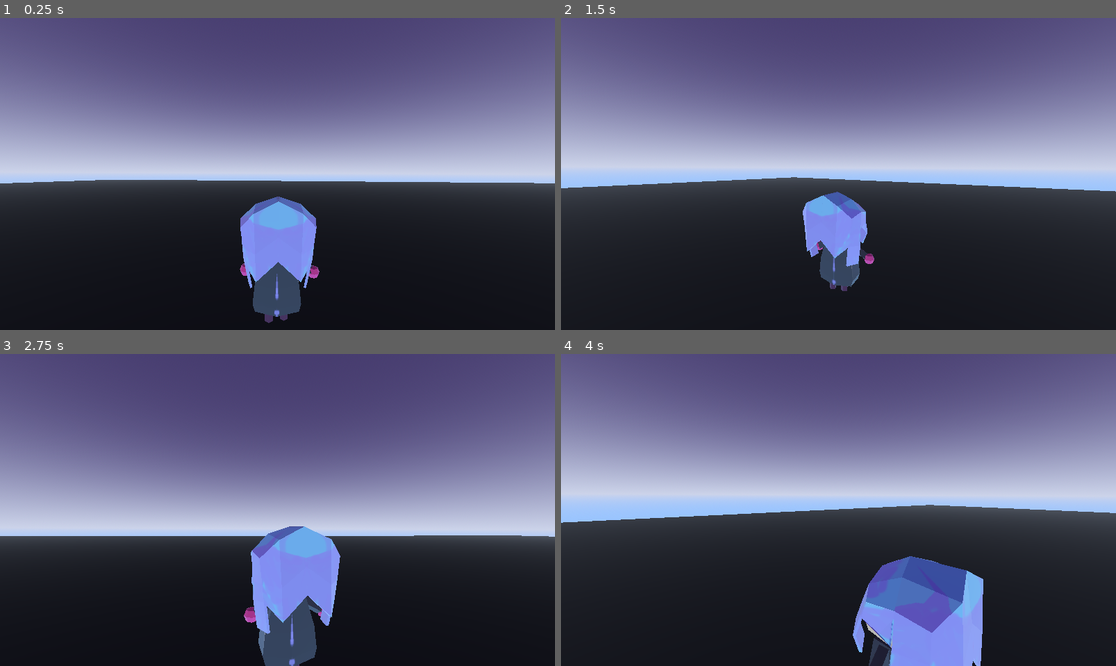
Above: before the commit, frames 1-4 (two rows, left to right).
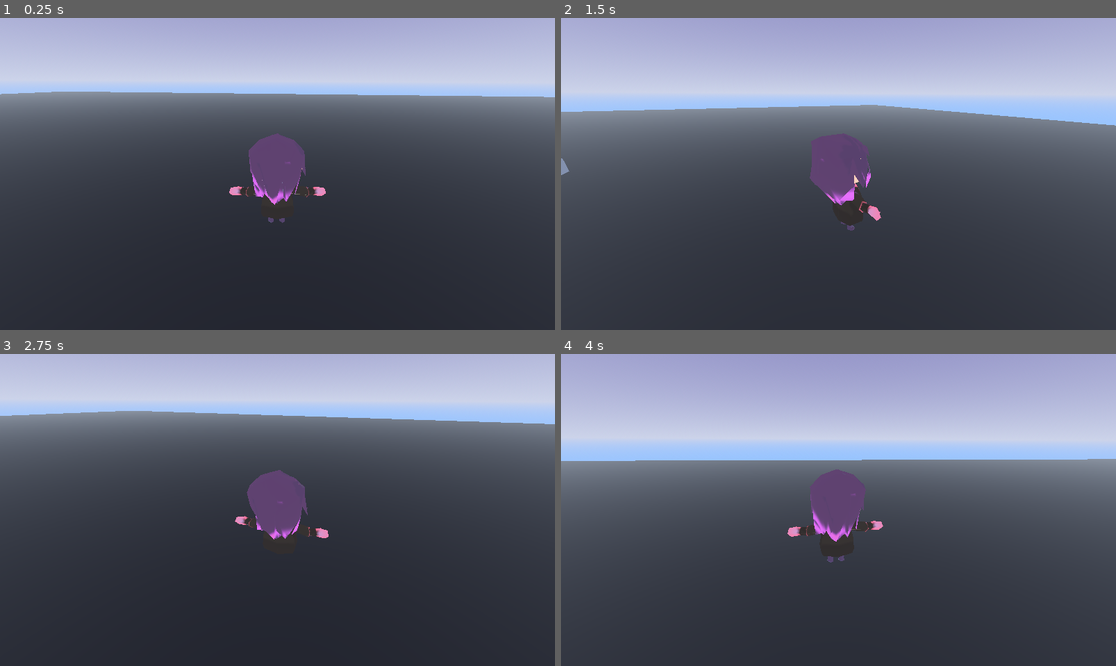
Above: after the commit, the same moments.

Repository: ajpolintan/3D-Sandbox
Game: Godot game, scene res://Scenes/snow_scene.tscn
Two runs of this game, one before a commit and one after it. Both use one fixed random seed, a clock stepped at 60 frames per second and the inputs below. Before the commit the project starts from res://test_node.tscn.
Inputs (mouse positions are in pixels of both pictures, inside the frame that each line leads up to):
- Up to frame 1 (0.25 s): no input
- Up to frame 2 (1.5 s): tap Enter (ui_accept) at 0.5, 0.77, 1.25 s; move the mouse to (866, 174) at 0.52 s; press the mouse at (866, 174) at 0.53 s; hold W (Forwards) from 0.53 s (still down); move the mouse to (810, 174) at 1.27 s; release the mouse at (810, 174) at 1.28 s; click (810, 174) at 1.35 s
- Up to frame 3 (2.75 s): keep holding W (Forwards); tap Enter (ui_accept) at 1.52 s; move the mouse to (288, 503) at 2.02 s; press the mouse at (288, 503) at 2.03 s
- Up to frame 4 (4 s): keep holding W (Forwards); move the mouse to (832, 516) at 2.77 s; release the mouse at (832, 516) at 2.78 s; click (832, 516) at 2.85 s; tap Enter (ui_accept) at 3.02, 3.77 s; move the mouse to (877, 513) at 3.52 s; press the mouse at (877, 513) at 3.53 s

The runs differ from the first frame. In frame 1, 88% of the frame differs, in the area x 0-100%, y 0-100%; in frame 2, 92%; in frame 3, 87%; in frame 4, 95%.

Commit message:
Organized Folder and Create Test Snow Scene

Diff:
--- a/Scenes/Player.tscn
+++ b/Scenes/Player.tscn
@@ -1,27 +1,35 @@
-[gd_scene load_steps=4 format=3 uid="uid://bsyh3u1gjes0l"]
+[gd_scene load_steps=5 format=3 uid="uid://bsyh3u1gjes0l"]
 
-[ext_resource type="PackedScene" uid="uid://2dp0cwfk6xw1" path="res://test_model.glb" id="1_p0tjy"]
-[ext_resource type="Script" path="res://Scenes/player.gd" id="1_xrdhm"]
+[ext_resource type="Script" path="res://Scripts/player.gd" id="1_xrdhm"]
+[ext_resource type="PackedScene" uid="uid://hfn2vs5s8ua3" path="res://Assets/3D_Models/characterFin.glb" id="2_b5l08"]
 
 [sub_resource type="CylinderShape3D" id="CylinderShape3D_fcxd1"]
-height = 3.0
+height = 1.86043
 radius = 0.65
+
+[sub_resource type="SphereShape3D" id="SphereShape3D_mxqey"]
 
 [node name="Player" type="CharacterBody3D"]
 script = ExtResource("1_xrdhm")
 
 [node name="3d_Model" type="Node3D" parent="."]
-transform = Transform3D(1, 0, 0, 0, 1, 0, 0, 0, 1, 0, 1.09142, 0)
+transform = Transform3D(-1, 0, -8.74228e-08, 0, 1, 0, 8.74228e-08, 0, -1, 8.28746, 0, -5.58709)
 
-[node name="test_model" parent="3d_Model" instance=ExtResource("1_p0tjy")]
-transform = Transform3D(-1, 0, -8.74228e-08, 0, 1, 0, 8.74228e-08, 0, -1, 0, 0, 0)
+[node name="characterFin" parent="3d_Model" instance=ExtResource("2_b5l08")]
+transform = Transform3D(1, 0, 0, 0, 1, 0, 0, 0, 1, 0, -1.09142, 0)
 
 [node name="CollisionShape3D" type="CollisionShape3D" parent="."]
-transform = Transform3D(2, 0, 0, 0, 2, 0, 0, 0, 2, 4.367, 0.541, -0.958)
+transform = Transform3D(2, 0, 0, 0, 2, 0, 0, 0, 2, 4.367, 1.38282, -4.25023)
 shape = SubResource("CylinderShape3D_fcxd1")
 
 [node name="Camera_Mount" type="Node3D" parent="."]
-transform = Transform3D(0.999982, -0.00415413, -0.00427427, 0.00416936, 0.999985, 0.00355844, 0.00425941, -0.00357621, 0.999985, 4.2962, 0, -1.09191)
+unique_name_in_owner = true
+transform = Transform3D(0.999988, -0.00349063, -0.00349065, 0.00349065, 0.999994, -1.74846e-07, 0.00349063, -1.20098e-05, 0.999994, 4.2962, 1.45026, -3.46642)
 
-[node name="Camera3D" type="Camera3D" parent="Camera_Mount"]
-transform = Transform3D(1, -6.8494e-09, 7.91624e-09, -1.65346e-09, 1, 1.07102e-08, 0, -9.31323e-10, 1, -8.19572, 3.19497, 9.97134)
+[node name="SpringArm3D" type="SpringArm3D" parent="Camera_Mount"]
+transform = Transform3D(0.999998, -0.00176224, 0.0011334, 0.00113342, 0.909926, 0.414769, -0.00176223, -0.414767, 0.909926, 0.00293303, 0.840618, -2.38419e-07)
+shape = SubResource("SphereShape3D_mxqey")
+spring_length = 10.0
+
+[node name="Camera3D" type="Camera3D" parent="Camera_Mount/SpringArm3D"]
+transform = Transform3D(1, 0, 0, 0, 1, 0, 0, 0, 1, 0, 0, 0)
--- /dev/null
+++ b/Scenes/snow_scene.tscn
@@ -0,0 +1,121 @@
+[gd_scene load_steps=16 format=3 uid="uid://dpr7jdhm7d4a3"]
+
+[ext_resource type="PackedScene" uid="uid://bsyh3u1gjes0l" path="res://Scenes/Player.tscn" id="1_vvtm6"]
+
+[sub_resource type="ProceduralSkyMaterial" id="ProceduralSkyMaterial_7st5d"]
+sky_top_color = Color(0.407771, 0.400116, 0.611216, 1)
+sky_horizon_color = Color(0.669322, 0.705287, 0.833114, 1)
+ground_bottom_color = Color(0.457333, 0.630597, 1, 1)
+ground_horizon_color = Color(0.669322, 0.705287, 0.833114, 1)
+
+[sub_resource type="Sky" id="Sky_oc0xq"]
+sky_material = SubResource("ProceduralSkyMaterial_7st5d")
+
+[sub_resource type="Environment" id="Environment_n6f3p"]
+background_mode = 2
+sky = SubResource("Sky_oc0xq")
+tonemap_mode = 2
+sdfgi_enabled = true
+fog_enabled = true
+fog_density = 0.005
+
+[sub_resource type="StandardMaterial3D" id="StandardMaterial3D_ninnr"]
+albedo_color = Color(0, 0, 0, 1)
+
+[sub_resource type="Gradient" id="Gradient_s3dkr"]
+colors = PackedColorArray(1, 1, 1, 1, 0.273873, 0.273873, 0.273873, 1)
+
+[sub_resource type="GradientTexture1D" id="GradientTexture1D_qcco1"]
+gradient = SubResource("Gradient_s3dkr")
+
+[sub_resource type="Curve" id="Curve_0vasr"]
+_data = [Vector2(0, 0.032967), 0.0, 0.0, 0, 0, Vector2(0.391304, 1), 0.0, 0.0, 0, 0, Vector2(1, 0.252747), 0.0, 0.0, 0, 0]
+point_count = 3
+
+[sub_resource type="CurveTexture" id="CurveTexture_y2oi0"]
+curve = SubResource("Curve_0vasr")
+
+[sub_resource type="ParticleProcessMaterial" id="ParticleProcessMaterial_x3xfd"]
+emission_shape = 3
+emission_box_extents = Vector3(32, 2, 32)
+direction = Vector3(0, -1, 0)
+initial_velocity_min = 3.0
+initial_velocity_max = 6.0
+gravity = Vector3(0, -5.5, 0)
+radial_accel_min = -4.0
+radial_accel_max = 4.0
+tangential_accel_min = -8.0
+tangential_accel_max = 8.0
+damping_max = 4.0
+scale_min = 0.5
+scale_curve = SubResource("CurveTexture_y2oi0")
+color_ramp = SubResource("GradientTexture1D_qcco1")
+
+[sub_resource type="Gradient" id="Gradient_3ryof"]
+offsets = PackedFloat32Array(0.289474, 0.710526)
+colors = PackedColorArray(1, 1, 1, 1, 0.239216, 0.239216, 0.239216, 0)
+
+[sub_resource type="GradientTexture2D" id="GradientTexture2D_075f5"]
+gradient = SubResource("Gradient_3ryof")
+fill = 2
+fill_from = Vector2(0.5, 0.5)
+
+[sub_resource type="StandardMaterial3D" id="StandardMaterial3D_ck2k5"]
+transparency = 1
+shading_mode = 0
+vertex_color_use_as_albedo = true
+albedo_color = Color(1, 0.839216, 1, 1)
+albedo_texture = SubResource("GradientTexture2D_075f5")
+billboard_mode = 1
+billboard_keep_scale = true
+
+[sub_resource type="QuadMesh" id="QuadMesh_c6k7d"]
+material = SubResource("StandardMaterial3D_ck2k5")
+
+[sub_resource type="StandardMaterial3D" id="StandardMaterial3D_cl60a"]
+albedo_color = Color(0, 0, 0, 1)
+
+[node name="Test_Node" type="Node2D"]
+
+[node name="WorldEnvironment" type="WorldEnvironment" parent="."]
+environment = SubResource("Environment_n6f3p")
+
+[node name="CSGBox3D2" type="CSGBox3D" parent="."]
+transform = Transform3D(1, 0, 0, 0, 1, 0, 0, 0, 1, 170.435, 206.618, 355.78)
+use_collision = true
+
+[node name="CSGBox3D" type="CSGBox3D" parent="."]
+transform = Transform3D(1, 0, 0, 0, 1, 0, 0, 0, 1, 103.384, 104.964, 177.89)
+use_collision = true
+size = Vector3(3, 3, 3)
+
+[node name="floor" type="CSGBox3D" parent="."]
+transform = Transform3D(64.8202, 0, 0, 0, 2.17508, 0, 0, 0, 62.784, 176.553, 103.385, 132.438)
+material_override = SubResource("StandardMaterial3D_ninnr")
+use_collision = true
+size = Vector3(6.92296, 1, 5.85718)
+
+[node name="Player" parent="." instance=ExtResource("1_vvtm6")]
+transform = Transform3D(-0.112388, 0, 0.993664, 0, 1, 0, -0.993664, 0, -0.112388, 88.1964, 105.753, 148.975)
+
+[node name="Snow" type="GPUParticles3D" parent="."]
+transform = Transform3D(1, 0, 0, 0, 1, 0, 0, 0, 1, 92.9198, 131.223, 124.708)
+amount = 256
+lifetime = 3.5
+visibility_aabb = AABB(-56.7626, -68.8032, -63.9019, 114.256, 71.7281, 123.402)
+process_material = SubResource("ParticleProcessMaterial_x3xfd")
+draw_pass_1 = SubResource("QuadMesh_c6k7d")
+
+[node name="Buildings" type="Node" parent="."]
+
+[node name="build2" type="CSGBox3D" parent="Buildings"]
+transform = Transform3D(139.468, 0, 0, 0, 2721.34, 0, 0, 0, 46.4448, 1806.84, 8217.87, -778.714)
+material_override = SubResource("StandardMaterial3D_cl60a")
+use_collision = true
+size = Vector3(1.43246, 1.92297, 5.85718)
+
+[node name="build" type="CSGBox3D" parent="Buildings"]
+transform = Transform3D(11.8097, 0, 0, 0, 52.1665, 0, 0, 0, -6.81504, 141.053, 154.569, 133.914)
+material_override = SubResource("StandardMaterial3D_cl60a")
+use_collision = true
+size = Vector3(1.43246, 1.92297, 5.85718)
--- a/Scenes/player.gd
+++ b/Scripts/player.gd
@@ -7,20 +7,37 @@
 const JUMP_VELOCITY = 4.5
 
 # Mouse Sensitivity
-@export var sens_horizontal = 0.5
-@export var sens_vertical = 0.5
+@export var sensitivity = 0.5
 
-func _ready():
-	Input.mouse_mode = Input.MOUSE_MODE_CAPTURED
+var _camera_input_direction := Vector2.ZERO
+
+func _unhandled_input(event: InputEvent) -> void:
+	# check if the mouse moves AND if the input is within the game screen (aka mouse mode is GAME SCREEN)
+	var is_camera_motion := (
+		event is InputEventMouseMotion and
+		Input.get_mouse_mode() == Input.MOUSE_MODE_CAPTURED
+	)
+
+	# if camera moves
+	if is_camera_motion:
+		_camera_input_direction = event.screen_relative * sensitivity
+
 
 # Checks inputs. If there is a mouse input, rotate the player
 func _input(event):
-	if event is InputEventMouseMotion:
-		rotate_y(deg_to_rad(-event.relative.x * sens_horizontal))
-		model.rotate_y(deg_to_rad(event.relative.x * sens_horizontal))
-		camera_mount.rotate_x(deg_to_rad(-event.relative.y * sens_vertical))
+	if event.is_action_pressed("left_click"):
+		Input.mouse_mode = Input.MOUSE_MODE_CAPTURED
+	if event.is_action_pressed("ui_cancel"):
+		Input.mouse_mode = Input.MOUSE_MODE_VISIBLE
 
 func _physics_process(delta: float) -> void:
+	# Camera Controls
+	camera_mount.rotation.x += _camera_input_direction.y * delta
+	camera_mount.rotation.x = clamp(camera_mount.rotation.x, -PI / 6.0, PI / 3.0)
+	camera_mount.rotation.y -= _camera_input_direction.x * delta
+
+	_camera_input_direction = Vector2.ZERO
+
 	# Add the gravity.
 	if not is_on_floor():
 		velocity += get_gravity() * delta
--- a/project.godot
+++ b/project.godot
@@ -11,7 +11,7 @@
 [application]
 
 config/name="3Dsandbox"
-run/main_scene="res://test_node.tscn"
+run/main_scene="res://Scenes/snow_scene.tscn"
 config/features=PackedStringArray("4.3", "GL Compatibility")
 config/icon="res://icon.svg"
 
@@ -37,6 +37,11 @@
 "events": [Object(InputEventKey,"resource_local_to_scene":false,"resource_name":"","device":-1,"window_id":0,"alt_press …(192 unchanged characters)…
 ]
 }
+left_click={
+"deadzone": 0.5,
+"events": [Object(InputEventMouseButton,"resource_local_to_scene":false,"resource_name":"","device":-1,"window_id":0,"alt_pressed":false,"shift_pressed":false,"ctrl_pressed":false,"meta_pressed":false,"button_mask":1,"position":Vector2(44, 24),"global_position":Vector2(53, 70),"factor":1.0,"button_index":1,"canceled":false,"pressed":true,"double_click":false,"script":null)
+]
+}
 
 [rendering]
 
--- a/test_node.tscn
+++ /dev/null
@@ -1,46 +0,0 @@
-[gd_scene load_steps=6 format=3 uid="uid://dpr7jdhm7d4a3"]
-
-[ext_resource type="PackedScene" uid="uid://bsyh3u1gjes0l" path="res://Scenes/Player.tscn" id="1_4tkel"]
-
-[sub_resource type="ProceduralSkyMaterial" id="ProceduralSkyMaterial_7st5d"]
-sky_top_color = Color(0.219953, 0.190551, 0.332455, 1)
-sky_horizon_color = Color(0.669322, 0.705287, 0.833114, 1)
-ground_bottom_color = Color(0.457333, 0.630597, 1, 1)
-ground_horizon_color = Color(0.669322, 0.705287, 0.833114, 1)
-
-[sub_resource type="Sky" id="Sky_oc0xq"]
-sky_material = SubResource("ProceduralSkyMaterial_7st5d")
-
-[sub_resource type="Environment" id="Environment_n6f3p"]
-background_mode = 2
-sky = SubResource("Sky_oc0xq")
-tonemap_mode = 2
-sdfgi_enabled = true
-fog_enabled = true
-fog_density = 0.001
-
-[sub_resource type="StandardMaterial3D" id="StandardMaterial3D_ninnr"]
-albedo_color = Color(0, 0, 0, 1)
-
-[node name="Test_Node" type="Node2D"]
-
-[node name="WorldEnvironment" type="WorldEnvironment" parent="."]
-environment = SubResource("Environment_n6f3p")
-
-[node name="CSGBox3D2" type="CSGBox3D" parent="."]
-transform = Transform3D(1, 0, 0, 0, 1, 0, 0, 0, 1, 170.435, 206.618, 355.78)
-use_collision = true
-
-[node name="CSGBox3D" type="CSGBox3D" parent="."]
-transform = Transform3D(1, 0, 0, 0, 1, 0, 0, 0, 1, 103.384, 104.964, 177.89)
-use_collision = true
-size = Vector3(3, 3, 3)
-
-[node name="floor" type="CSGBox3D" parent="."]
-transform = Transform3D(64.8202, 0, 0, 0, 2.17508, 0, 0, 0, 62.784, 167.43, 101.669, 122.883)
-material_override = SubResource("StandardMaterial3D_ninnr")
-use_collision = true
-size = Vector3(6.92296, 1, 5.85718)
-
-[node name="Player" parent="." instance=ExtResource("1_4tkel")]
-transform = Transform3D(-0.112388, 0, 0.993664, 0, 1, 0, -0.993664, 0, -0.112388, 90.0923, 105.753, 148.497)
Binary file added: Assets/3D_Models/characterFin.glb
Not shown, added: Assets/3D_Models/characterFin.glb.import
Binary file added: Assets/3D_Models/characterFin_texture_body.png
Not shown, changed: Assets/3D_Models/characterFin_texture_body.png.import
Binary file added: Assets/3D_Models/character_3.glb
Not shown, changed: Assets/3D_Models/character_3.glb.import
Binary file added: Assets/3D_Models/character_3_texture_body.png
Not shown, added: Assets/3D_Models/character_3_texture_body.png.import
Renamed: test_model.glb -> Assets/3D_Models/test_model.glb
Not shown, added: Assets/3D_Models/test_model.glb.import
Renamed: test_model_texture_body.png -> Assets/3D_Models/test_model_texture_body.png
Not shown, added: Assets/3D_Models/test_model_texture_body.png.import
